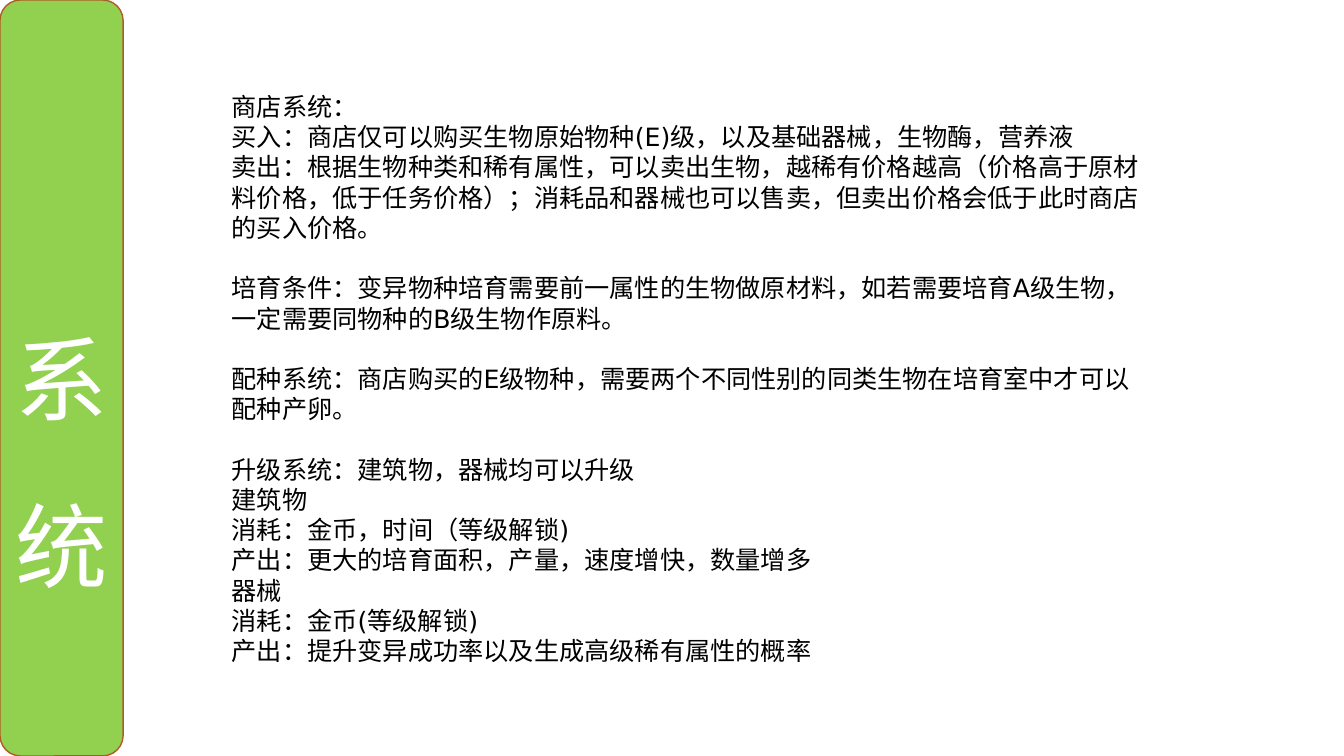
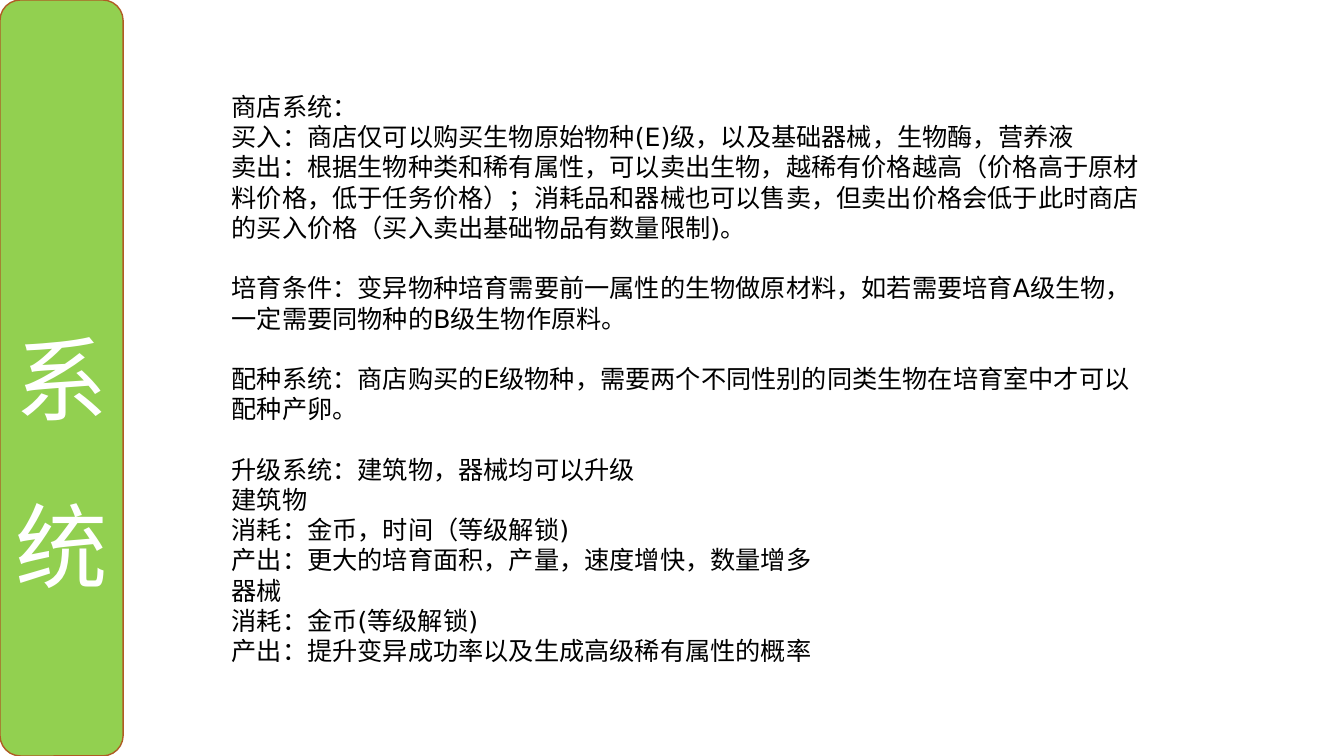
Before and after one commit to ThreePeopleGame/Death, a slide deck: slide 15 of Share/每周命题游戏设计/葛美玲/生物智能（沈-李-葛）.pptx. Drawn at 1344x756 pixels with LibreOffice and Linux fonts; fonts in the diff are those of the drawing. Boxes give left, top, right and bottom in pixels: in the first picture for what was removed or moved away, otherwise in the second. Text is boxed around its words. In the diff, an @@ line names an element or a change of style, - is before the commit and + after.

```diff
--- a/Share/每周命题游戏设计/葛美玲/生物智能（沈-李-葛）.pptx
+++ b/Share/每周命题游戏设计/葛美玲/生物智能（沈-李-葛）.pptx
@@ text at (232,154,1139,241): text changed @@
-卖出：根据生物种类和稀有属性，可以卖出生物，越稀有价格越高（价格高于原材料价格，低于任务价格）；消耗品和器械也可以售卖，但卖出价格会低于此时商店的买入价格。
+卖出：根据生物种类和稀有属性，可以卖出生物，越稀有价格越高（价格高于原材料价格，低于任务价格）；消耗品和器械也可以售卖，但卖出价格会低于此时商店的买入价格（买入卖出基础物品有数量限制)。
```
Also in this commit, not shown: 1 other slide changed, 1 other file.
